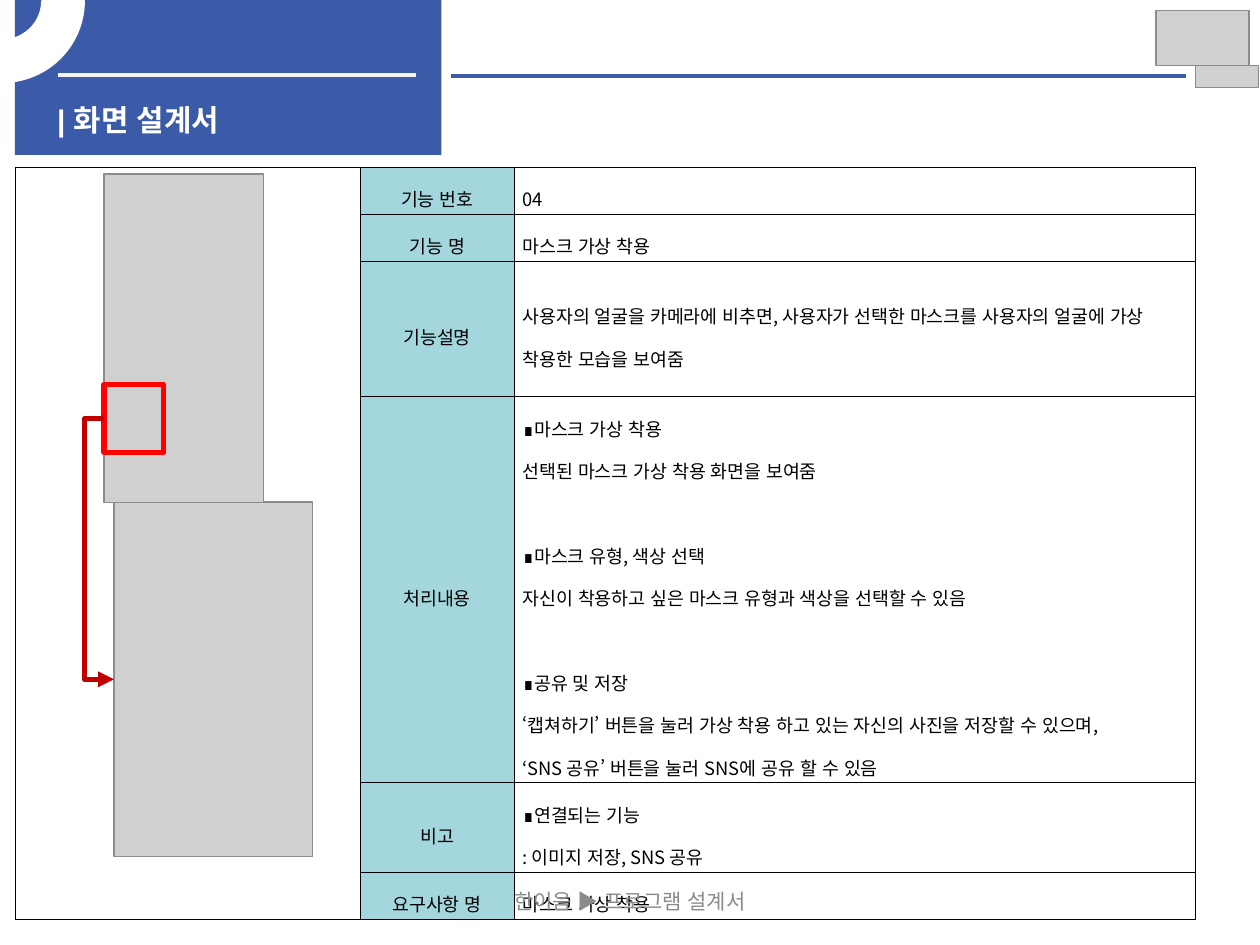
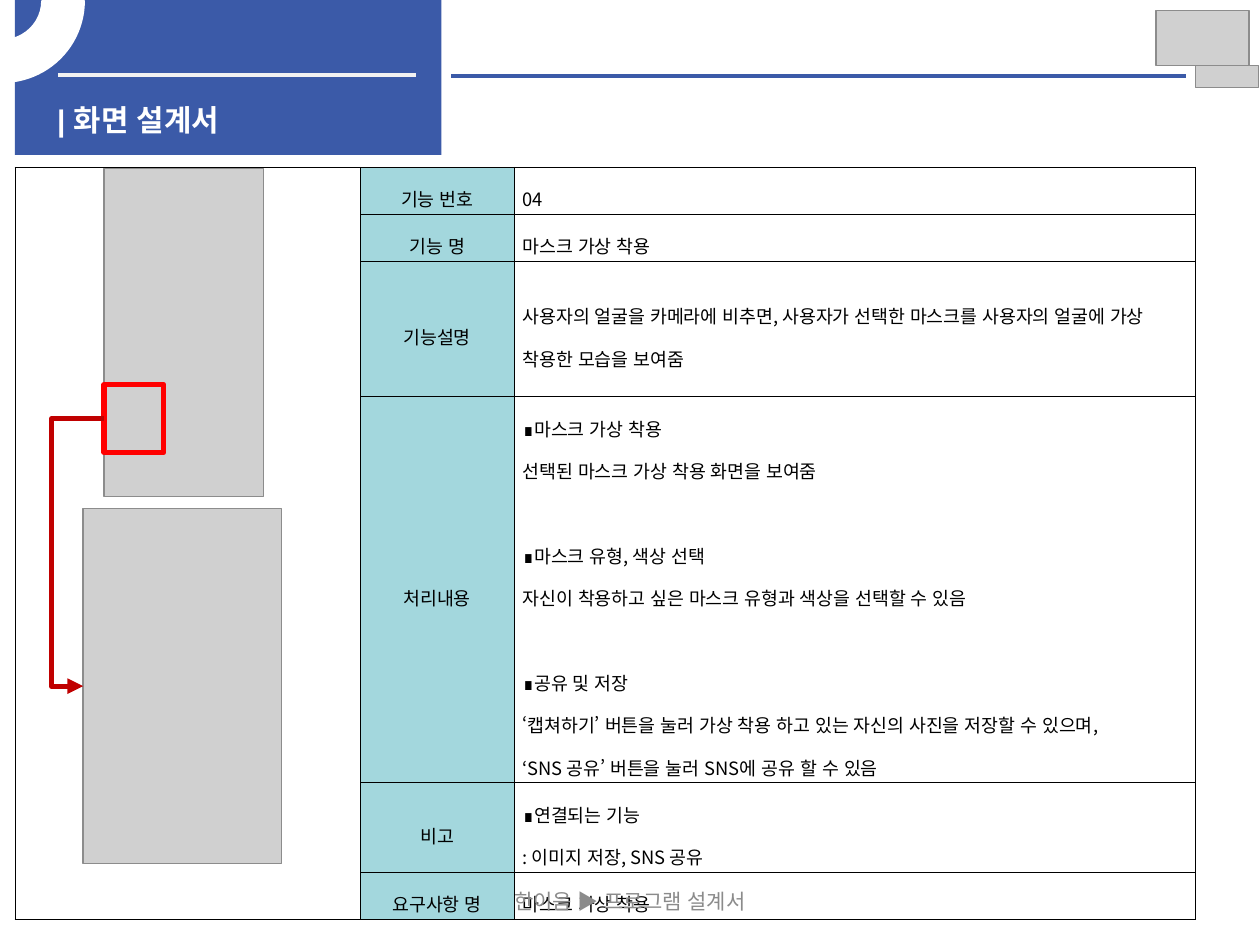
Before and after one commit to longBright/Hanium_Prj, a slide deck: slide 13 of 01_Documents/01_보고서/05_개발보고(2차)/SW개발_HW제작설계서_일반_2차초안.pptx. Drawn at 1260x945 pixels with LibreOffice and Linux fonts; fonts in the diff are those of the drawing; grey boxes stand for pictures. Boxes give left, top, right and bottom in pixels: in the first picture for what was removed or moved away, otherwise in the second. Text is boxed around its words. In the diff, an @@ line names an element or a change of style, - is before the commit and + after.

```diff
--- a/01_Documents/01_보고서/05_개발보고(2차)/SW개발_HW제작설계서_일반_2차초안.pptx
+++ b/01_Documents/01_보고서/05_개발보고(2차)/SW개발_HW제작설계서_일반_2차초안.pptx
@@ picture: place and size @@
-picture at [105, 174, 263, 503]
+picture at [105, 169, 263, 498]
@@ elbow arrow moved from (105, 418) - (115, 679) to (105, 418) - (83, 687) @@
@@ picture: place and size @@
-picture at [115, 501, 312, 857]
+picture at [83, 509, 281, 864]
```
Also in this commit, not shown: 7 other slides changed, 2 other files.
